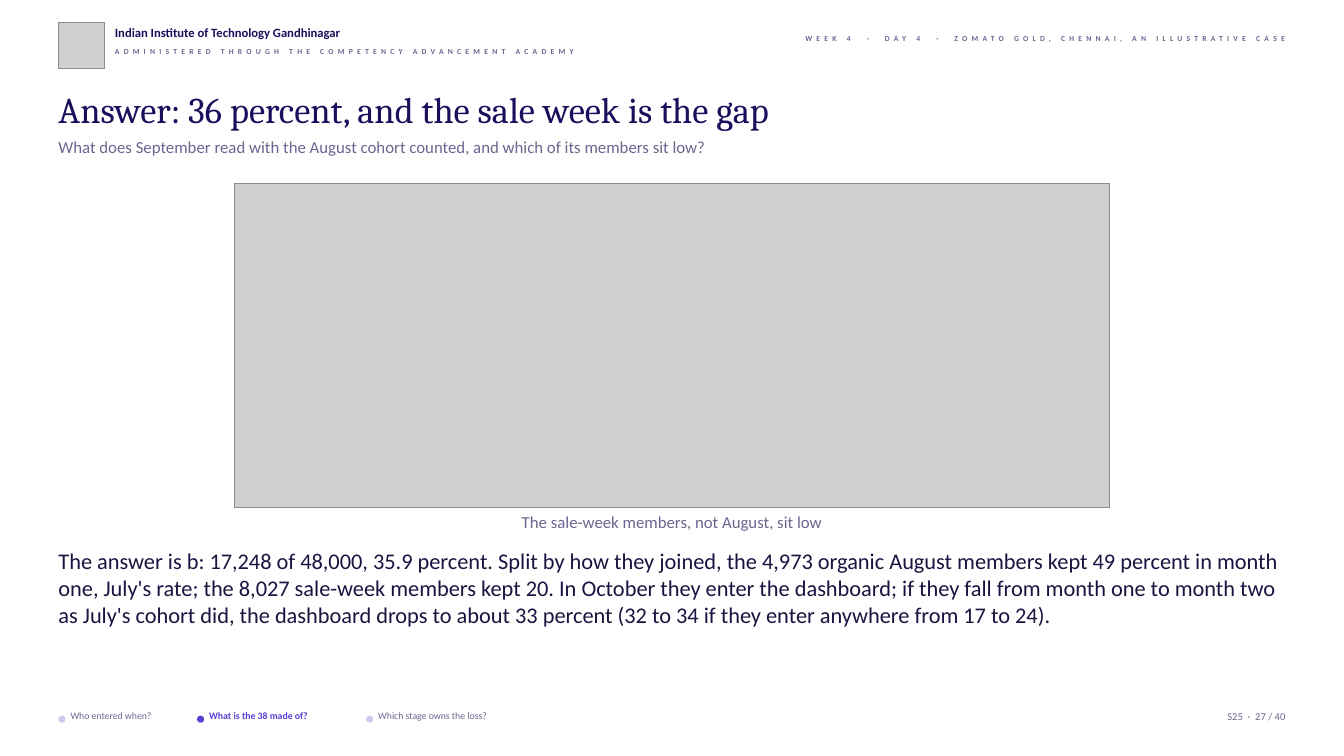
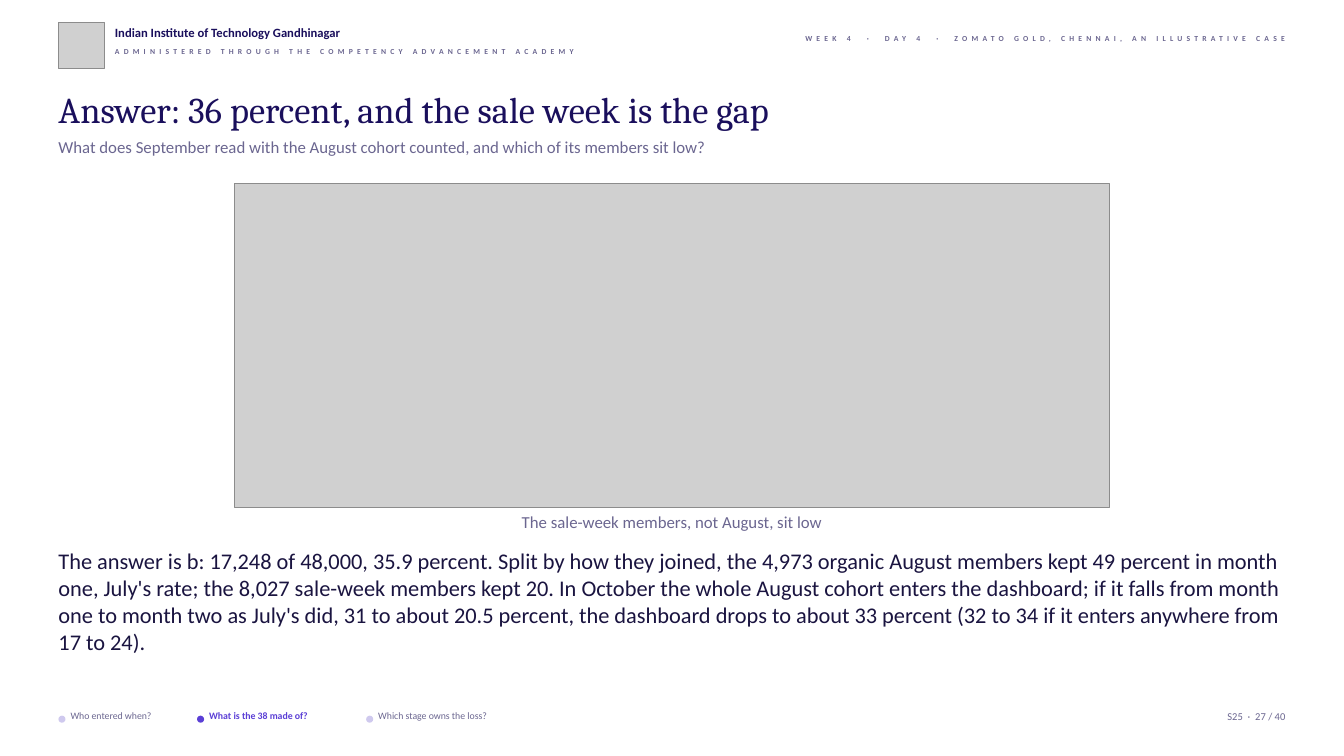
Before and after one commit to fde-academy-lab/c2-content-factory, a slide deck: slide 27 of content/W04/D4/slides/C2_W04_D04_half1_STUDENT.pptx. Drawn at 1344x756 pixels with LibreOffice and Linux fonts; fonts in the diff are those of the drawing; grey boxes stand for pictures; background and template pictures are left out. Boxes give left, top, right and bottom in pixels: in the first picture for what was removed or moved away, otherwise in the second. Text is boxed around its words. In the diff, an @@ line names an element or a change of style, - is before the commit and + after.

```diff
--- a/content/W04/D4/slides/C2_W04_D04_half1_STUDENT.pptx
+++ b/content/W04/D4/slides/C2_W04_D04_half1_STUDENT.pptx
@@ text at box(58, 553, 1279, 653): text changed @@
-The answer is b: 17,248 of 48,000, 35.9 percent. Split by how they joined, the 4,973 organic August members kept 49 percent in month one, July's rate; the 8,027 sale-week members kept 20. In October they enter the dashboard; if they fall from month one to month two as July's cohort did, the dashboard drops to about 33 percent (32 to 34 if they enter anywhere from 17 to 24).
+The answer is b: 17,248 of 48,000, 35.9 percent. Split by how they joined, the 4,973 organic August members kept 49 percent in month one, July's rate; the 8,027 sale-week members kept 20. In October the whole August cohort enters the dashboard; if it falls from month one to month two as July's did, 31 to about 20.5 percent, the dashboard drops to about 33 percent (32 to 34 if it enters anywhere from 17 to 24).
```
Also in this commit, not shown: 6 other slides changed, 36 other files.
